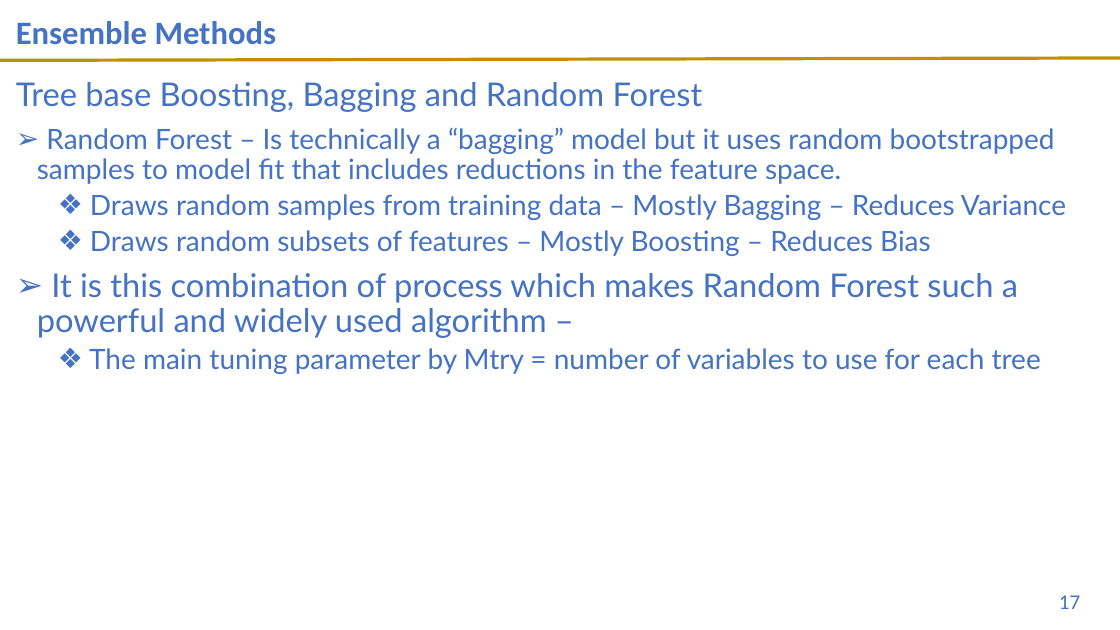
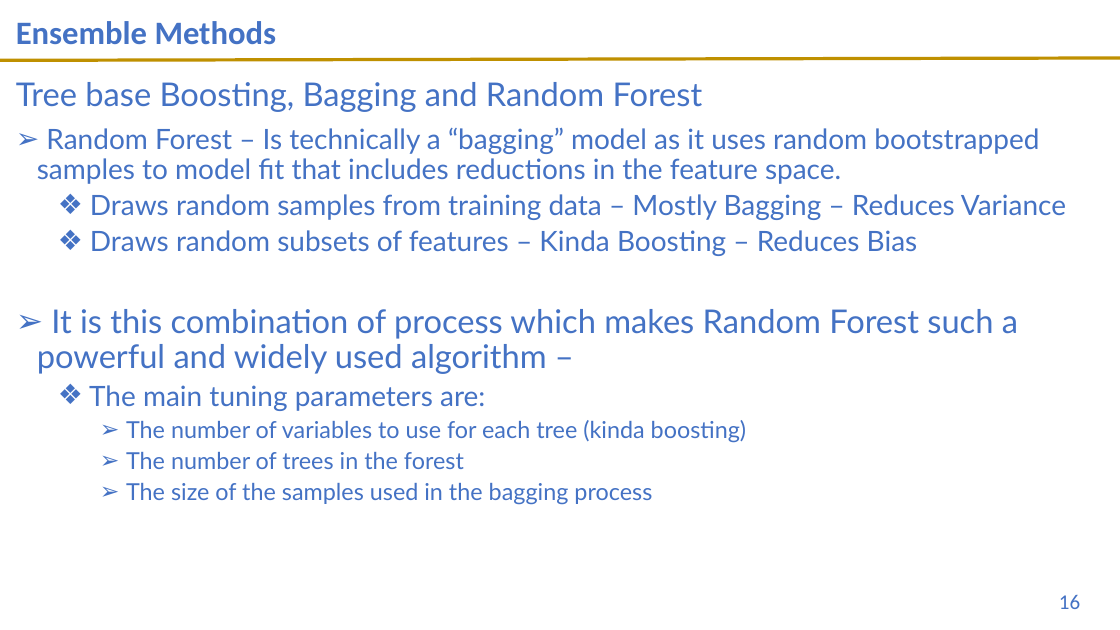
Before and after one commit to UVADS/DS-3001, a slide deck: slide 16 of 12_Ensemble_RF/Trees_Ensemble_11.9.20.pptx (slide 17 before the commit). Drawn at 1120x630 pixels with LibreOffice and Linux fonts; fonts in the diff are those of the drawing; background and template pictures are left out. Boxes give left, top, right and bottom in pixels: in the first picture for what was removed or moved away, otherwise in the second. Text is boxed around its words. In the diff, an @@ line names an element or a change of style, - is before the commit and + after.

```diff
--- a/12_Ensemble_RF/Trees_Ensemble_11.9.20.pptx
+++ b/12_Ensemble_RF/Trees_Ensemble_11.9.20.pptx
@@ text at [37,127,1039,184]: text changed @@
-➢ Random Forest – Is technically a “bagging” model but it uses random bootstrapped samples to model fit that includes reductions in the feature space.
+➢ Random Forest – Is technically a “bagging” model as it uses random bootstrapped samples to model fit that includes reductions in the feature space.
@@ text at [90,230,918,256]: text changed @@
-  ❖ Draws random subsets of features – Mostly Boosting – Reduces Bias
+  ❖ Draws random subsets of features – Kinda Boosting – Reduces Bias
@@ text at [89,385,746,505]: text changed; size 24 to 20 pt @@
-  ❖ The main tuning parameter by Mtry = number of variables to use for each tree
+  ❖ The main tuning parameters are:
+    ➢ The number of variables to use for each tree (kinda boosting)
+    ➢ The number of trees in the forest
+    ➢ The size of the samples used in the bagging process
@@ page number at [1059,595,1080,609]: text changed @@
-17
+16
```
Also in this commit, not shown: 2 other slides changed, 3 slides added, 2 slides removed, 1 other file.
